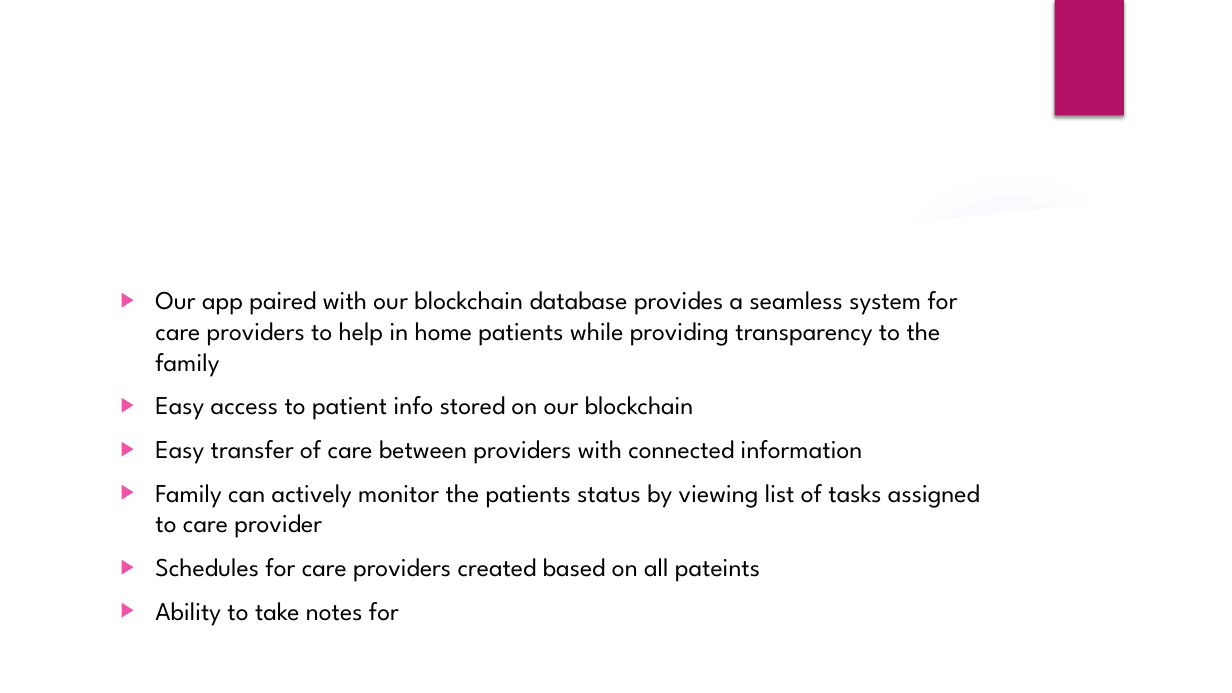
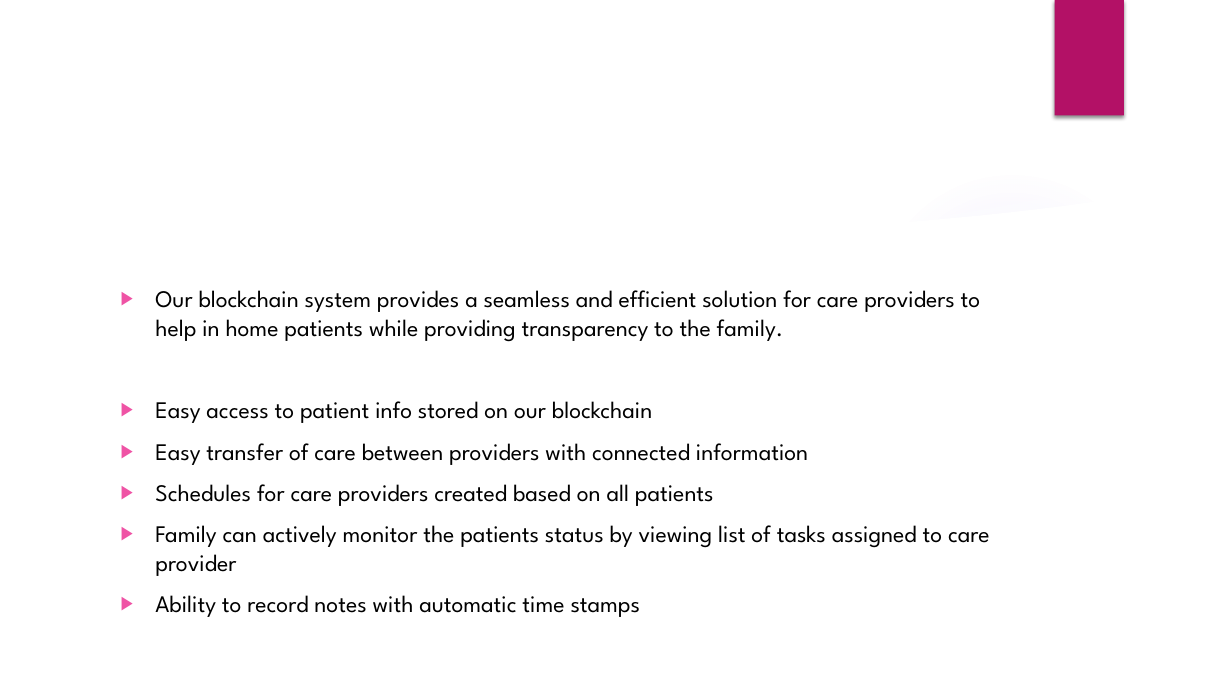
Before and after one commit to JSchuch2/AlwaysCaring, a slide deck: slide 4 of Presentation/AlwaysCaring.pptx. Drawn at 1232x693 pixels with LibreOffice and Linux fonts; fonts in the diff are those of the drawing; background and template pictures are left out. Boxes give left, top, right and bottom in pixels: in the first picture for what was removed or moved away, otherwise in the second. Text is boxed around its words. In the diff, an @@ line names an element or a change of style, - is before the commit and + after.

```diff
--- a/Presentation/AlwaysCaring.pptx
+++ b/Presentation/AlwaysCaring.pptx
@@ text at (155, 290, 981, 342): text changed; size 20 to 18.5 pt @@
-▶ Our app paired with our blockchain database provides a seamless system for care providers to help in home patients while providing transparency to the family
+▶ Our blockchain system provides a seamless and efficient solution for care providers to help in home patients while providing transparency to the family.
@@ text at (155, 401, 990, 576): size 20 to 18.5 pt in "Easy access to patient info stored on ...", "Easy transfer of care between providers with ...", "Family can actively monitor the patients status ..." @@
@@ text at (155, 484, 714, 506): paragraph added @@
+▶ Schedules for care providers created based on all patients
@@ text at (155, 595, 640, 617): text changed; size 20 to 18.5 pt @@
-▶ Schedules for care providers created based on all pateints
-▶ Ability to take notes for
+▶ Ability to record notes with automatic time stamps
```
Also in this commit, not shown: 7 other slides changed, 1 slide added, 2 slides removed.
